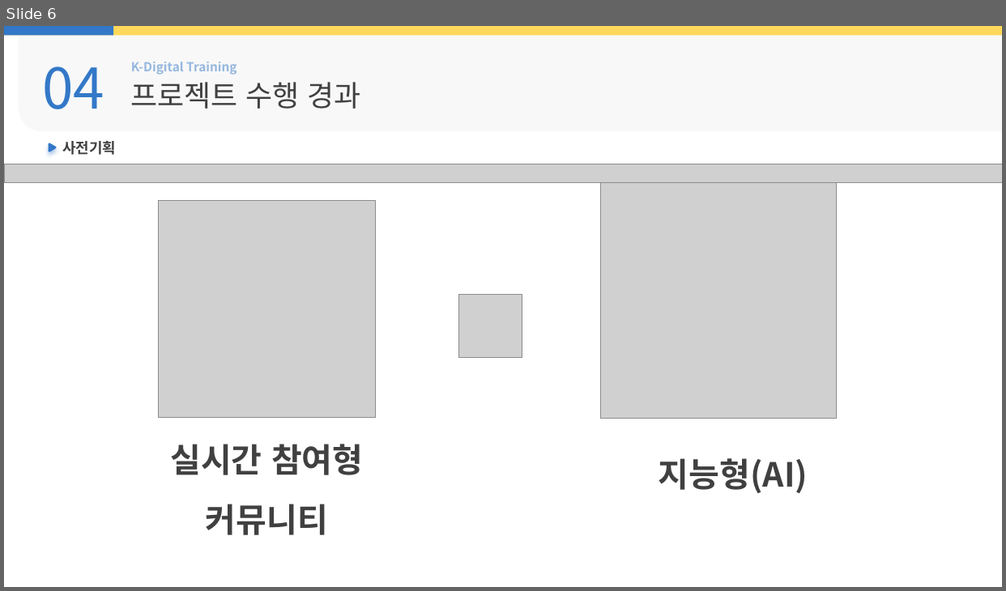
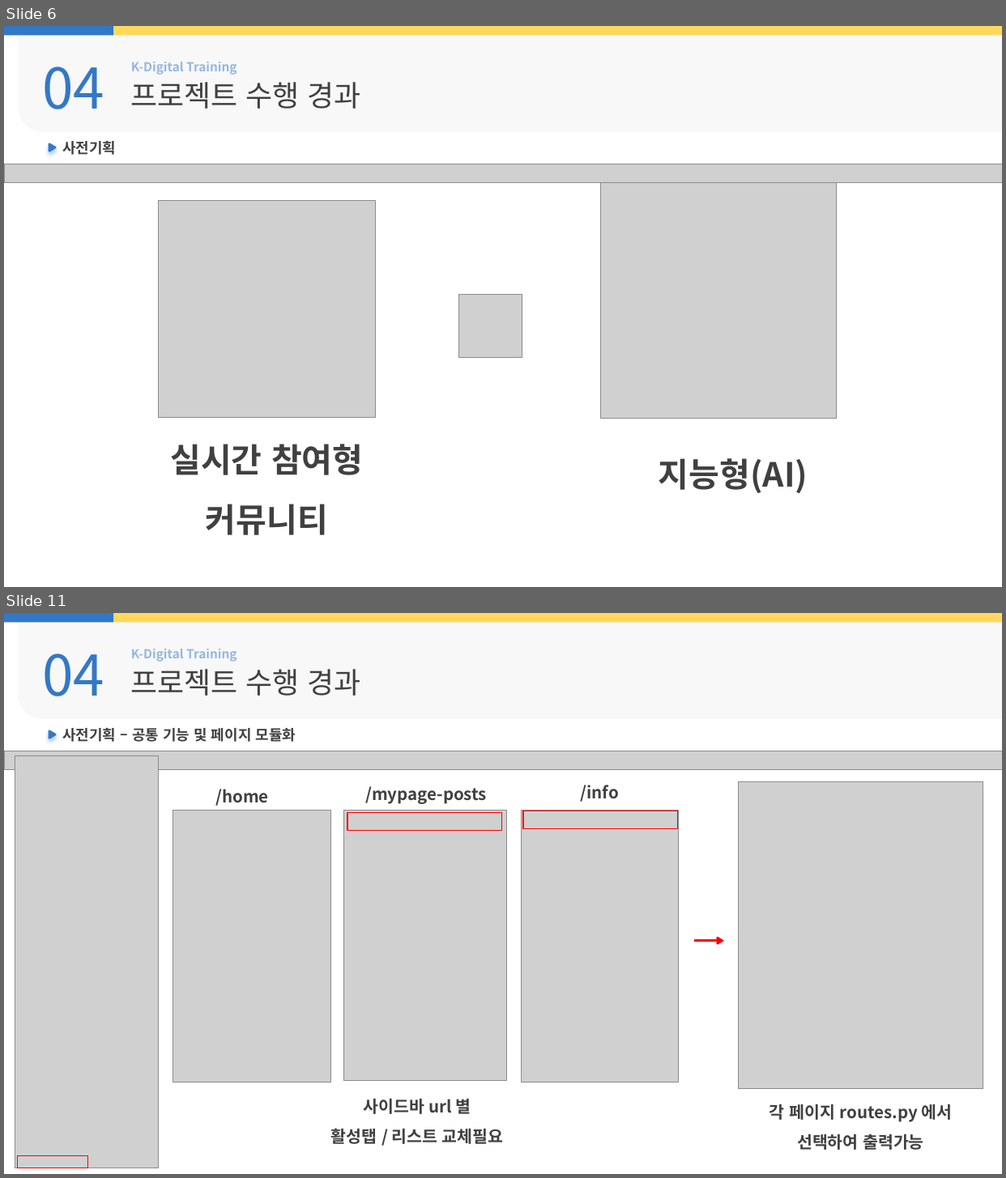
Before and after one commit to ekaxoddltka-source/flaskproject, a slide deck: html변환전/ppt/01.중간발표양식.pptx. Shown one above the other, each under a label of ours: slide 6 before the commit, slides 6 and 11 after it; the slides between them are not shown. The pictures are 1006x591 and 1006x1178 pixels, drawn with LibreOffice and Linux fonts; fonts in the diff are those of the drawing; grey boxes stand for pictures; background and template pictures are left out. Boxes give left, top, right and bottom in pixels: in the first picture for what was removed or moved away, otherwise in the second. Text is boxed around its words. In the diff, an @@ line names an element or a change of style, - is before the commit and + after.

```diff
--- a/html변환전/ppt/01.중간발표양식.pptx
+++ b/html변환전/ppt/01.중간발표양식.pptx
@@ slide 11 added at (4,613,1002,1174), background #FFFFFF @@
@@ rectangle added at (4,613,1002,622), fill #FFD85C @@
@@ rectangle added at (4,613,113,622), fill #3378C8 @@
@@ round rect added at (19,619,1002,719), fill #F2F2F2 at 50% opacity @@
@@ text added at (42,653,104,696), 54 pt, text #3378C8 @@
+04
@@ text added at (131,649,236,662), 12 pt, text #3378C8 at 50% opacity, bold @@
+K-Digital Training
@@ text added at (131,669,361,696), 28 pt, text #404040 @@
+프로젝트 수행 경과
@@ freeform shape added at (49,730,57,739), fill #3378C8 @@
@@ text added at (62,728,296,742), 14 pt, text #404040, bold @@
+사전기획 – 공통 기능 및 페이지 모듈화
@@ picture added at (4,751,1002,770) @@
@@ picture added at (15,756,158,1169) @@
@@ picture added at (739,781,984,1088) @@
@@ text added at (215,789,268,806), 16 pt, text #404040, bold @@
+/home
@@ text added at (365,786,487,804), 16 pt, text #404040, bold @@
+/mypage-posts
@@ text added at (580,785,619,802), 16 pt, text #404040, bold @@
+/info
@@ picture added at (172,810,331,1082) @@
@@ picture added at (344,810,506,1081) @@
@@ rectangle added at (347,813,502,831), outline #FF0000 1 pt @@
@@ picture added at (522,810,679,1082) @@
@@ rectangle added at (523,811,678,829), outline #FF0000 1 pt @@
@@ arrow added from (695, 941) to (724, 941), #FF0000 2.25 pt @@
@@ text added at (331,1098,503,1144), 16 pt, text #404040, bold @@
+사이드바 url 별
+활성탭 / 리스트 교체필요
@@ text added at (769,1104,953,1150), 16 pt, text #404040, bold @@
+각 페이지 routes.py 에서
+선택하여 출력가능
@@ rectangle added at (18,1157,88,1169), outline #FF0000 1 pt @@
```
Also in this commit, not shown: 3 slides changed, 11 other slides added, 2 other files.
